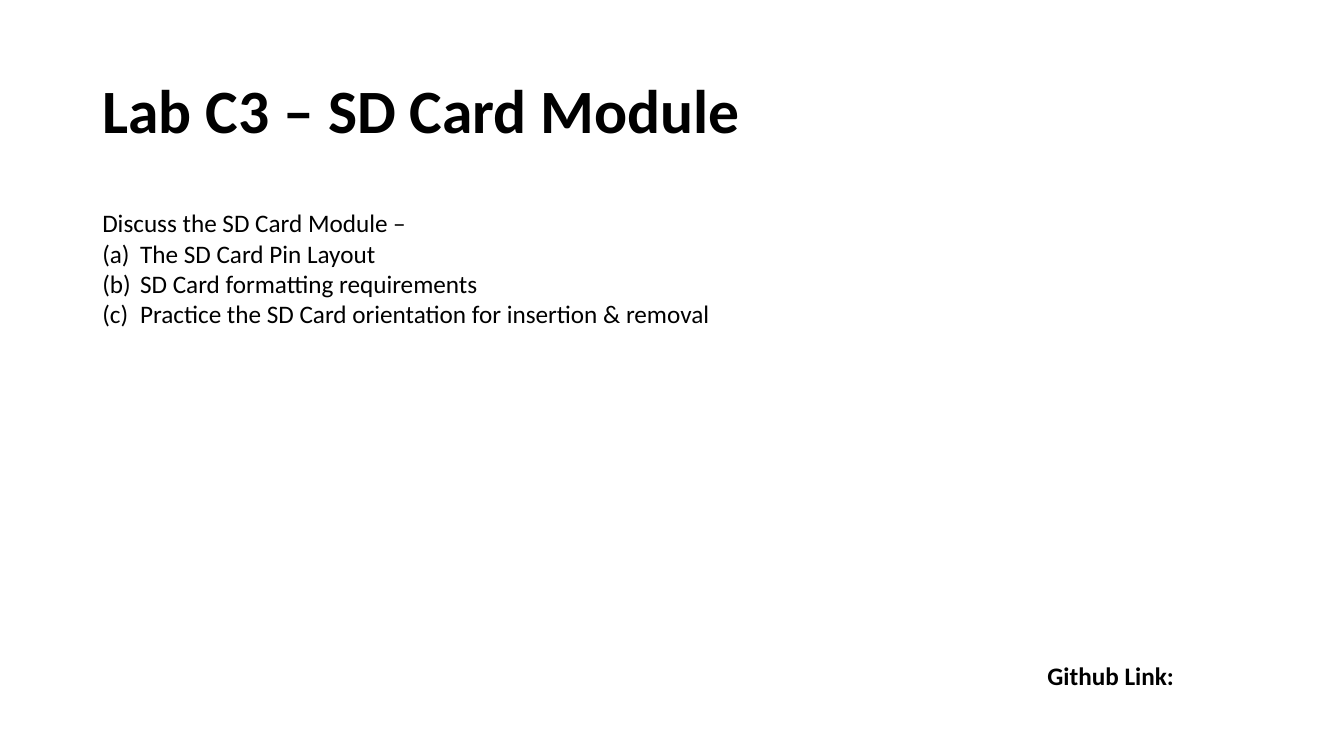
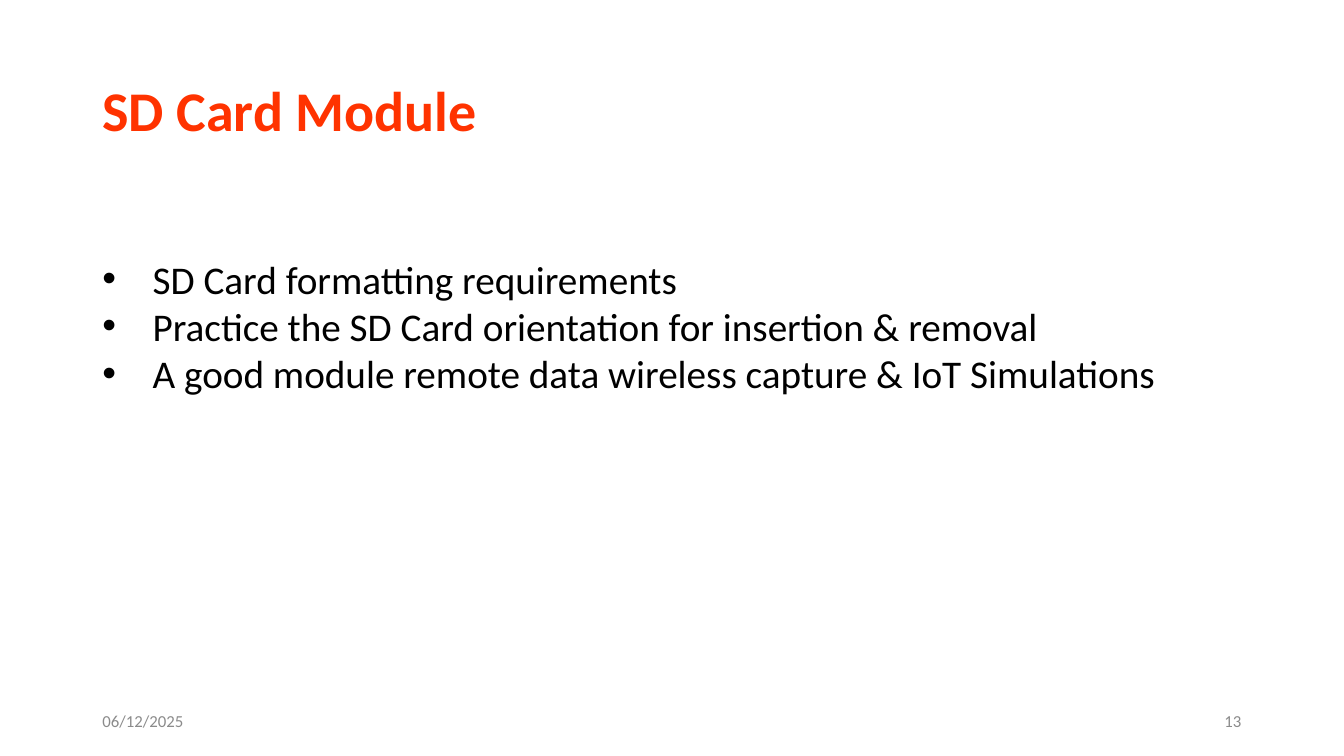
Before and after one commit to info-zas/Training, a slide deck: slide 13 of GPREC/03_Communications/Kit3_Communication_Training.pptx. Drawn at 1344x756 pixels with LibreOffice and Linux fonts; fonts in the diff are those of the drawing. Boxes give left, top, right and bottom in pixels: in the first picture for what was removed or moved away, otherwise in the second. Text is boxed around its words. In the diff, an @@ line names an element or a change of style, - is before the commit and + after.

```diff
--- a/GPREC/03_Communications/Kit3_Communication_Training.pptx
+++ b/GPREC/03_Communications/Kit3_Communication_Training.pptx
@@ title at [102, 91, 477, 132]: text changed; size 44 to 40 pt; text colour #000000 to #FF3300 @@
-Lab C3 – SD Card Module
+SD Card Module
@@ text at [102, 214, 388, 267]: paragraphs removed @@
-Discuss the SD Card Module –
-(a) The SD Card Pin Layout
@@ text at [153, 266, 1037, 342]: size 18 to 28 pt in "SD Card formatting requirements", "Practice the SD Card orientation for insertion ..."; bullet (a) to • @@
@@ text at [153, 360, 1155, 395]: paragraph added @@
+• A good module remote data wireless capture & IoT Simulations
@@ text removed at [1047, 667, 1174, 685] @@
-Github Link:
@@ text added at [102, 715, 183, 728], 12 pt, text #8C8C8C @@
+06/12/2025
@@ page number added at [1224, 716, 1241, 727], 12 pt, text #8C8C8C @@
+13
```
Also in this commit, not shown: 13 other slides changed, 1 slide added, 1 other file.
